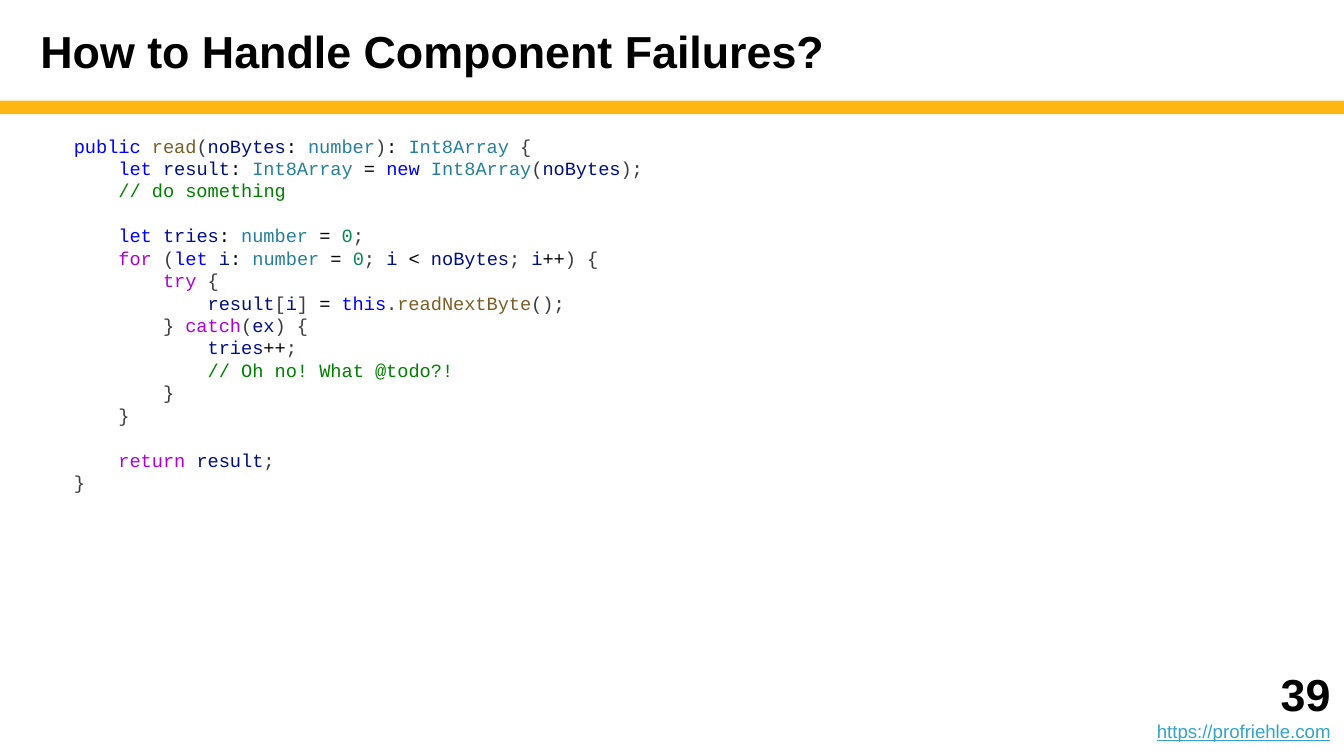
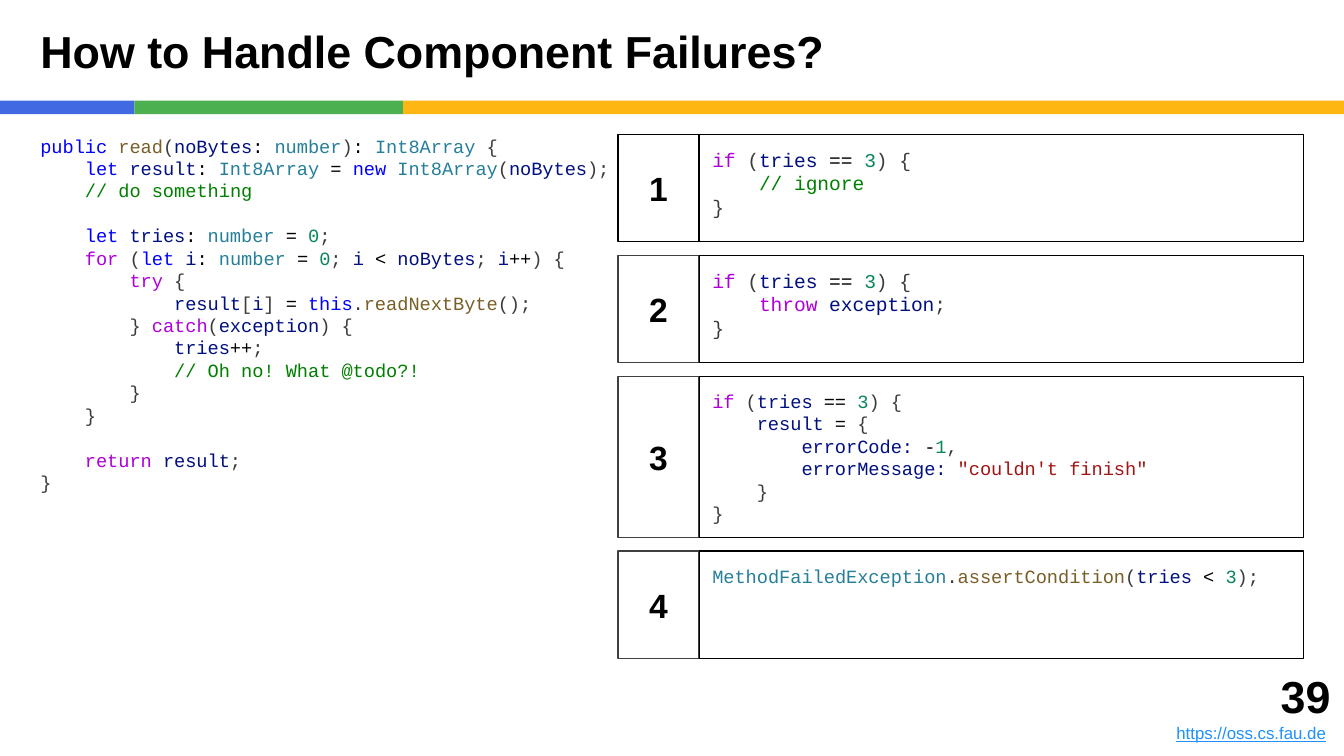
Before and after one commit to dirkriehle/adap-course, a slide deck: slide 39 of Lecture slides/ADAP B05 - Error and Exception Handling.pptx. Drawn at 1344x756 pixels with LibreOffice and Linux fonts; fonts in the diff are those of the drawing. Boxes give left, top, right and bottom in pixels: in the first picture for what was removed or moved away, otherwise in the second. Text is boxed around its words. In the diff, an @@ line names an element or a change of style, - is before the commit and + after.

```diff
--- a/Lecture slides/ADAP B05 - Error and Exception Handling.pptx
+++ b/Lecture slides/ADAP B05 - Error and Exception Handling.pptx
@@ rectangle added at (0, 101, 134, 114), fill #4169E1 @@
@@ rectangle added at (134, 101, 403, 114), fill #4CAF50 @@
@@ rectangle: place and size @@
-rectangle at (0, 101, 1344, 114)
+rectangle at (403, 101, 1344, 114)
@@ text at (152, 319, 331, 336): text changed; text colour #AF00DB to #001080 @@
-} catch(ex) {
+} catch(exception) {
@@ group added at (618, 134, 1304, 659): 8 rectangles @@
+if (tries == 3) {
+// ignore
+}
+if (tries == 3) {
+result = {
+errorCode: -1,
+errorMessage: "couldn't finish"
+}
+}
+if (tries == 3) {
+throw exception;
+}
+MethodFailedException.assertCondition(tries < 3);
+1
+3
+2
+4
@@ text: place and size @@
-text at (1157, 679, 1331, 742)
+text at (1176, 681, 1331, 743)
@@ text at (1176, 726, 1325, 743): text changed; size 10 to 9 pt; text colour #34A3C5 to #1E90FF @@
-https://profriehle.com
+https://oss.cs.fau.de
```
Also in this commit, not shown: 53 other slides changed, 17 other files.
